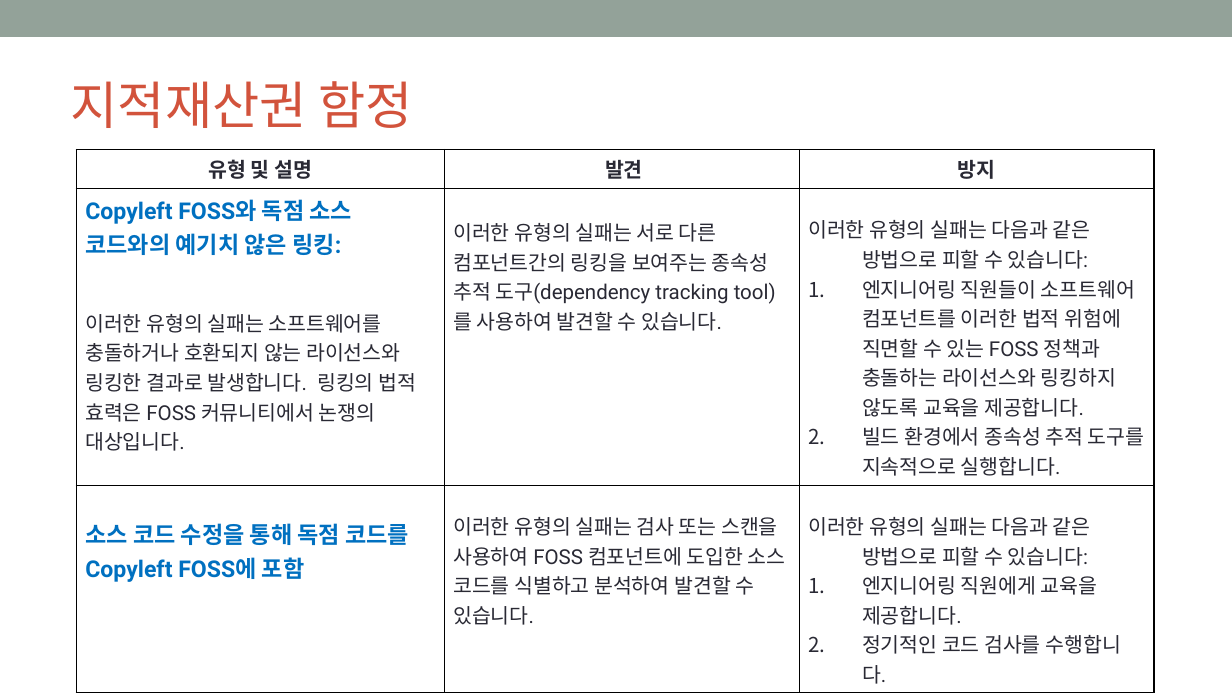
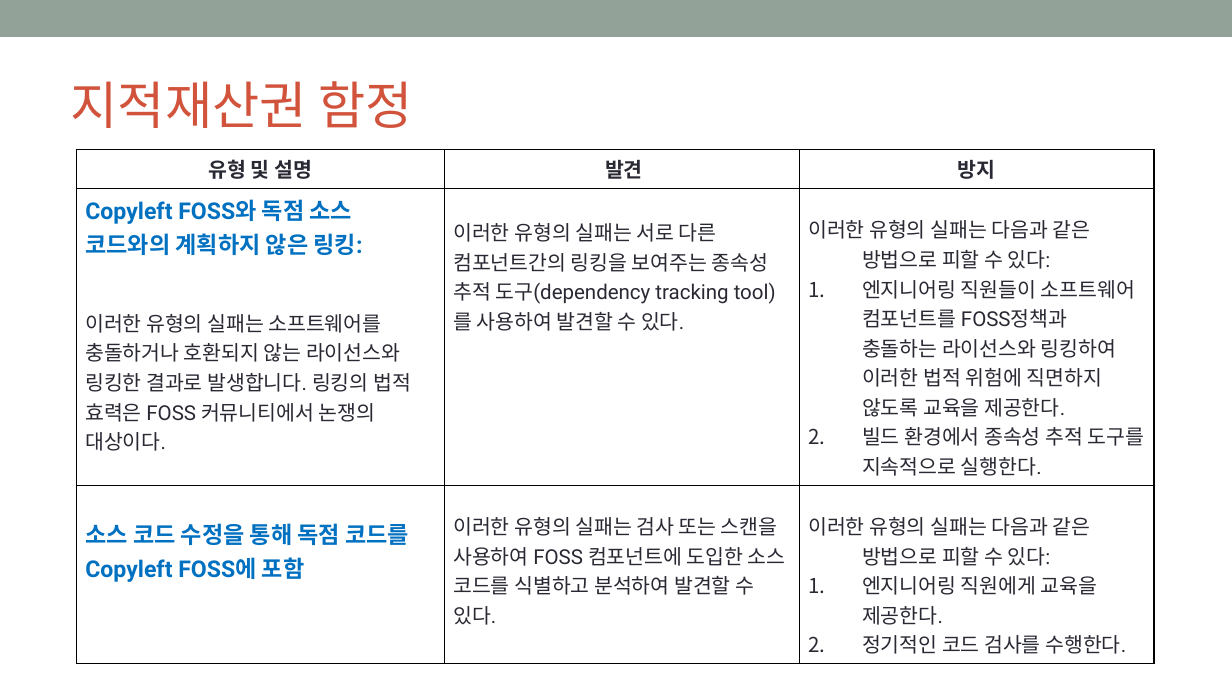
Before and after one commit to OpenChain-KWG/Curriculum-Translation-KR, a slide deck: slide 71 of target/slides/openchain-curriculum-for-1-1.pptx. Drawn at 1232x693 pixels with LibreOffice and Linux fonts; fonts in the diff are those of the drawing; background and template pictures are left out. Boxes give left, top, right and bottom in pixels: in the first picture for what was removed or moved away, otherwise in the second. Text is boxed around its words. In the diff, an @@ line names an element or a change of style, - is before the commit and + after.

```diff
--- a/target/slides/openchain-curriculum-for-1-1.pptx
+++ b/target/slides/openchain-curriculum-for-1-1.pptx
@@ table at box(76, 150, 1153, 658) @@
-row 2: Copyleft FOSS와 독점 소스 코드와의 예기치 않은 링킹: / 이러한 유형의 실패는 소프트웨어를 충돌하거나 호환되지 않는 라이선스와 링킹한 결과로 발생합니다. 링킹의 법적 효력은 FOSS 커뮤니티에서 논쟁의 대상입니다. | 이러한 유형의 실패는 서로 다른 컴포넌트간의 링킹을 보여주는 종속성 추적 도구(dependency tracking tool)를 사용하여 발견할 수 있습니다. | 이러한 유형의 실패는 다음과 같은 방법으로 피할 수 있습니다: / 엔지니어링 직원들이 소프트웨어 컴포넌트를 이러한 법적 위험에 직면할 수 있는 FOSS 정책과 충돌하는 라이선스와 링킹하지 않도록 교육을 제공합니다. / 빌드 환경에서 종속성 추적 도구를 지속적으로 실행합니다.
+row 2: Copyleft FOSS와 독점 소스 코드와의 계획하지 않은 링킹: / 이러한 유형의 실패는 소프트웨어를 충돌하거나 호환되지 않는 라이선스와 링킹한 결과로 발생합니다. 링킹의 법적 효력은 FOSS 커뮤니티에서 논쟁의 대상이다. | 이러한 유형의 실패는 서로 다른 컴포넌트간의 링킹을 보여주는 종속성 추적 도구(dependency tracking tool)를 사용하여 발견할 수 있다. | 이러한 유형의 실패는 다음과 같은 방법으로 피할 수 있다: / 엔지니어링 직원들이 소프트웨어 컴포넌트를 FOSS정책과 충돌하는 라이선스와 링킹하여 이러한 법적 위험에 직면하지 않도록 교육을 제공한다. / 빌드 환경에서 종속성 추적 도구를 지속적으로 실행한다.
-row 3, column 2: 이러한 유형의 실패는 검사 또는 스캔을 사용하여 FOSS 컴포넌트에 도입한 소스 코드를 식별하고 분석하여 발견할 수 있습니다.
+row 3, column 2: 이러한 유형의 실패는 검사 또는 스캔을 사용하여 FOSS 컴포넌트에 도입한 소스 코드를 식별하고 분석하여 발견할 수 있다.
-row 3, column 3: 이러한 유형의 실패는 다음과 같은 방법으로 피할 수 있습니다: / 엔지니어링 직원에게 교육을 제공합니다. / 정기적인 코드 검사를 수행합니다.
+row 3, column 3: 이러한 유형의 실패는 다음과 같은 방법으로 피할 수 있다: / 엔지니어링 직원에게 교육을 제공한다. / 정기적인 코드 검사를 수행한다.
```
Also in this commit, not shown: 13 other slides changed, 1 other file.
